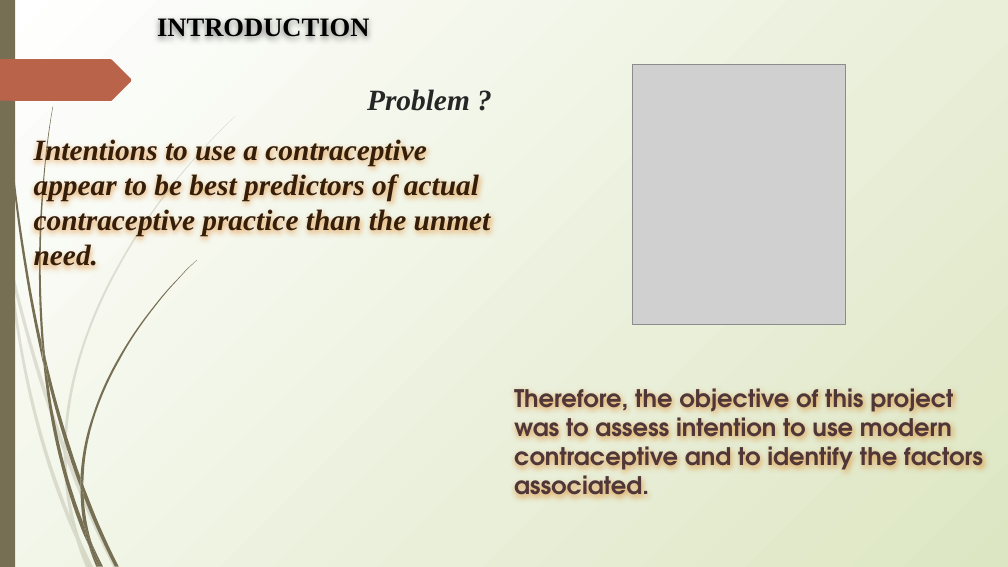
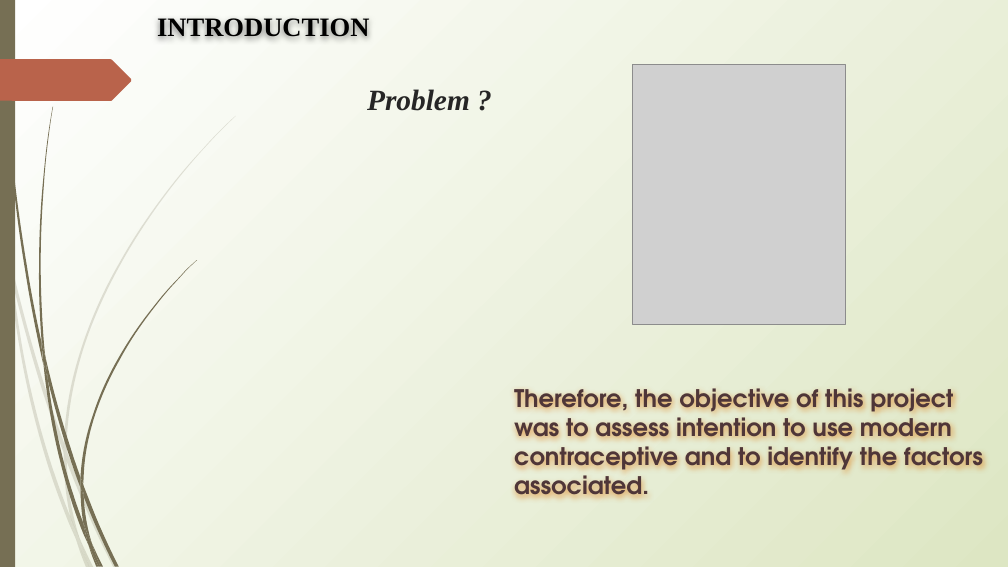
Before and after one commit to MMasson1988/Capstone-s-Project, a slide deck: slide 4 of Contraceptive Projetct.pptx (slide 3 before the commit). Drawn at 1008x567 pixels with LibreOffice and Linux fonts; fonts in the diff are those of the drawing; grey boxes stand for pictures. Boxes give left, top, right and bottom in pixels: in the first picture for what was removed or moved away, otherwise in the second. Text is boxed around its words. In the diff, an @@ line names an element or a change of style, - is before the commit and + after.

```diff
--- a/Contraceptive Projetct.pptx
+++ b/Contraceptive Projetct.pptx
@@ text removed at box(34, 137, 491, 272) @@
-Intentions to use a contraceptive appear to be best predictors of actual contraceptive practice than the unmet need.
```
Also in this commit, not shown: 23 other slides changed, 1 slide added, 1 slide removed.
